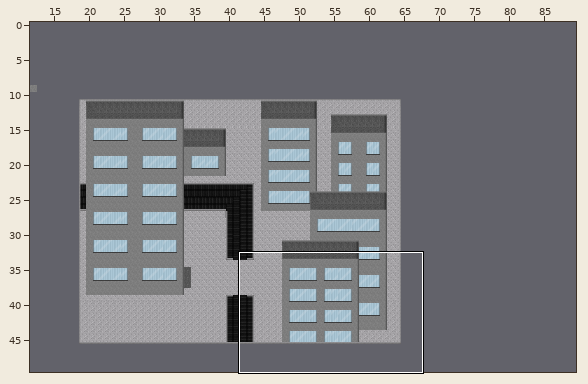
An edit to a level. Tiled map (JSON), main/resources/worlds/AtWaldomar.json. The first picture is a wide view before the edit; the outline marks the close-up.
Close-up. Old version:
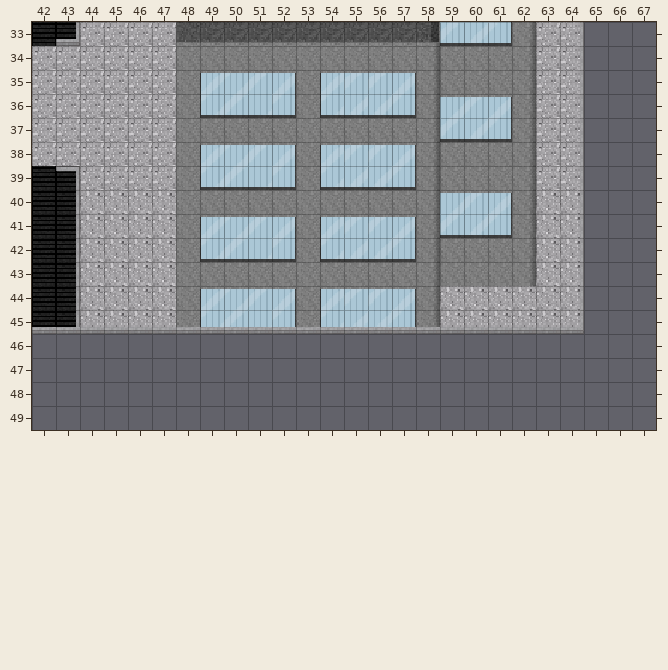
Cells are 16x16 px. Shown: x 42..67, y 33..49. The commit also changed other parts of the map, which this record leaves out.
Once edited:
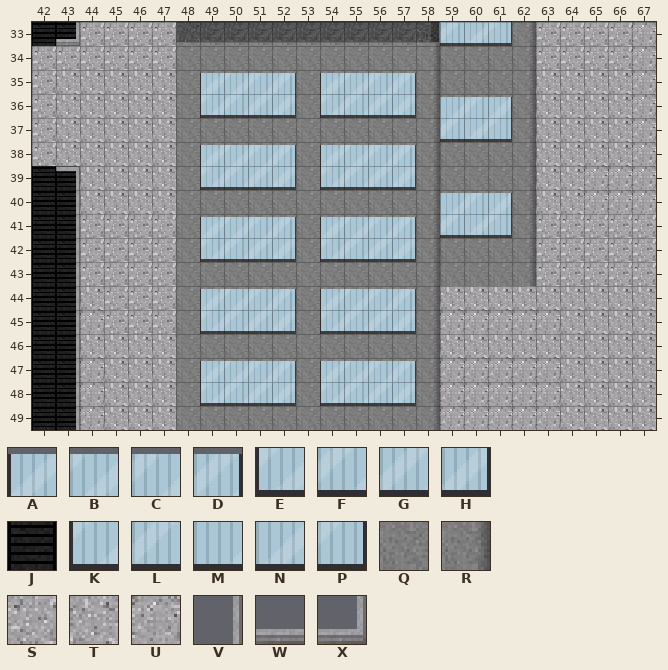
Key: from "Window4_tilesheet": A 0, B 1, C 2, D 3, E 4, F 5, G 6, H 7; from "conveyor_tileset(p)": J 1 turned 90; from "outsidewindow_tilesheet": K 8, L 9, M 10, N 14, P 15; from "roof_tilesheet": Q 12, R 14; from "zesilia_tileset": S 0, T 0 turned 90, U 7, V 11, W 17, X 18.
_ is an empty cell, . an unchanged one.
Change:
--- layer "Tile Layer 1"
@@ x 43..67 @@
-33 ......................___
-34 ......................___
-35 SSSSS...............SS___
-36 SSSSS...............SS___
-37 SSSSS...............SS___
-38 SSSSS...............SS___
-39 .SSSS...............SS___
-40 ......................___
-41 .TTTT...............TT___
-42 .TTTT...............TT___
-43 .TTTT...............TT___
-44 ..TTT.................___
-45 .TTTT...........TTTTT.___
-46 .____..........._________
-47 .____..........._________
-48 .____..........._________
-49 .____..........._________
+33 ......................SSU
+34 ......................SSU
+35 TTTTT...............TTTTU
+36 TTTTT...............TTTTU
+37 TTTTT...............TTTTU
+38 TTTTT...............TTTTU
+39 .TTTT...............TTUUU
+40 ......................UUU
+41 .SSSS...............SSSSS
+42 .SSSS...............SSSSS
+43 .SSSS...............SSSSS
+44 ..SSS.................TTT
+45 .USSS...........UUUUU.TTT
+46 .TTTT...........TTTTTTTTT
+47 .UTTT...........UUUUUTTTT
+48 .UTTT...........UUUUUTTTT
+49 .UTTT...........UUUUUTTTT
--- layer "buidling3"
@@ x 42..43 @@
-46 __
-47 __
-48 __
-49 __
+46 JJ
+47 JJ
+48 JJ
+49 JJ
--- layer "curbs"
@@ x 43..43 @@
-46 _
-47 _
-48 _
-49 _
+46 V
+47 V
+48 V
+49 V
--- layer "building"
@@ x 48..58 @@
-46 ___________
-47 ___________
-48 ___________
-49 ___________
+46 QQQQQQQQQQR
+47 QQQQQQQQQQR
+48 QQQQQQQQQQR
+49 QQQQQQQQQQR
--- layer "newwindow"
@@ x 49..57 @@
-45 KLMP.KNNP
+45 EFGH.EFGH
@@ x 49..57 @@
-47 ____.____
-48 ____.____
+47 ABCD.ABCD
+48 EFGH.EFGH
--- layer "edges" (removed)
@@ x 42..64 @@
-33 ......................V
-34 ......................V
-35 ......................V
-36 ......................V
-37 ......................V
-38 ......................V
-39 ......................V
-40 ......................V
-41 ......................V
-42 ......................V
-43 ......................V
-44 ......................V
-45 WWWWWWWWWWWWWWWWWWWWWWX
+33 ......................_
+34 ......................_
+35 ......................_
+36 ......................_
+37 ......................_
+38 ......................_
+39 ......................_
+40 ......................_
+41 ......................_
+42 ......................_
+43 ......................_
+44 ......................_
+45 _______________________
